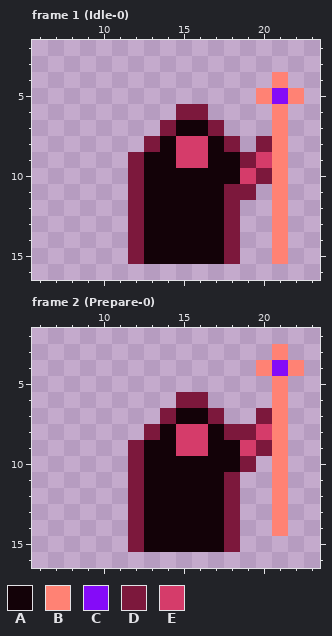
Edited in one commit: pixel-art file (SourceAssets/Source/Acolyte.aseprite). That is the earlier state.
32x32 pixels, 8 frames. Shown: frame 1 (Idle-0): x 6..23, y 2..16; frame 2 (Prepare-0): x 6..23, y 2..16. The commit also changed other frames, which this record leaves out.
Palette (. is transparent): A #130208  B #ff8274  C #850bf8  D #7c183c  E #d53c6a
Pixels before, frame 1 (Idle-0), first column x 12:
 4 .........B.
 5 ........BCB
 6 ...DD....B.
 7 ..DAAD...B.
 8 .DAEEAD.DB.
 9 DAAEEAADEB.
10 DAAAAAAEDB.
11 DAAAAADD.B.
12 DAAAAAD..B.
13 DAAAAAD..B.
14 DAAAAAD..B.
15 DAAAAAD..B.
Pixels before, frame 2 (Prepare-0), first column x 12:
 3 .........B.
 4 ........BCB
 5 .........B.
 6 ...DD....B.
 7 ..DAAD..DB.
 8 .DAEEADDEB.
 9 DAAEEAAEDB.
10 DAAAAAAD.B.
11 DAAAAAD..B.
12 DAAAAAD..B.
13 DAAAAAD..B.
14 DAAAAAD..B.
15 DAAAAAD....
After the commit:
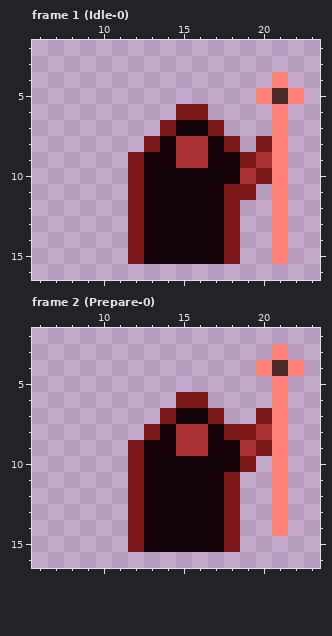
The edit:
colour C: #850bf8 -> #4b2929
colour D: #7c183c -> #7c1818
colour E: #d53c6a -> #aa3232
